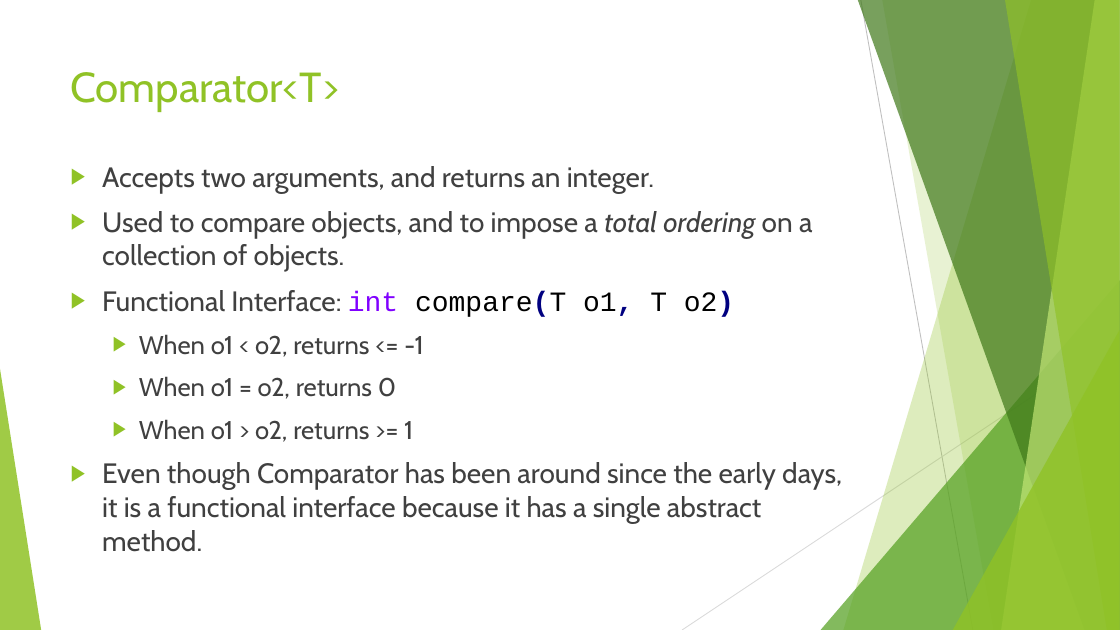
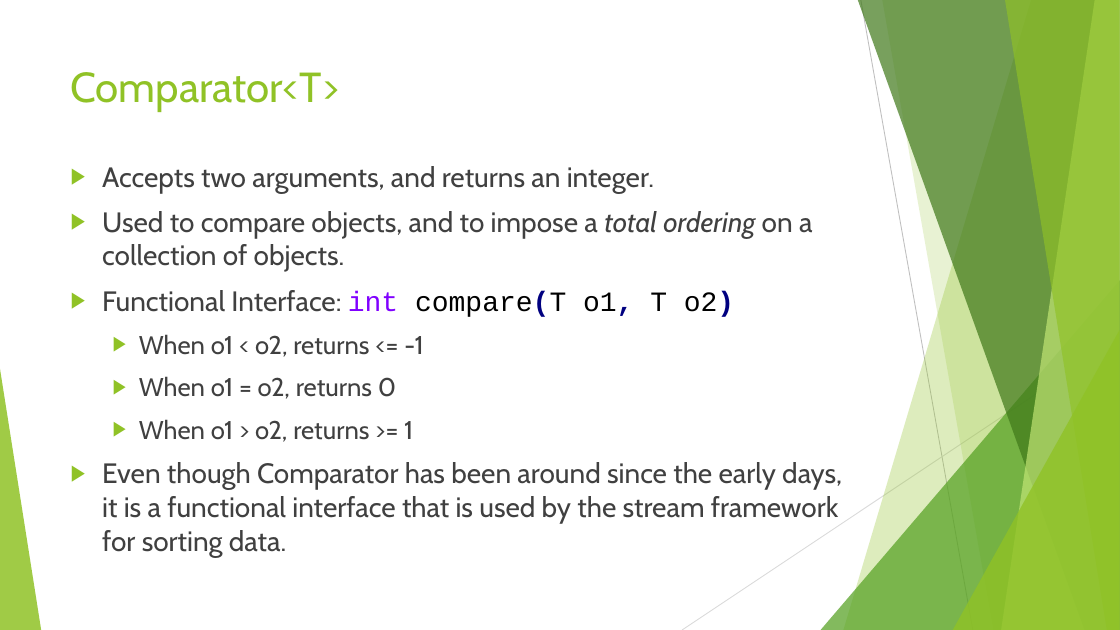
Before and after one commit to RichardRoda/2017-CodePaLOUsa-Lambda, a slide deck: slide 15 of Learning to Love the Lambda in the Stream.pptx. Drawn at 1120x630 pixels with LibreOffice and Linux fonts; fonts in the diff are those of the drawing. Boxes give left, top, right and bottom in pixels: in the first picture for what was removed or moved away, otherwise in the second. Text is boxed around its words. In the diff, an @@ line names an element or a change of style, - is before the commit and + after.

```diff
--- a/Learning to Love the Lambda in the Stream.pptx
+++ b/Learning to Love the Lambda in the Stream.pptx
@@ text at (x1=102, y1=462, x2=842, y2=557): text changed @@
-▶ Even though Comparator has been around since the early days, it is a functional interface because it has a single abstract method.
+▶ Even though Comparator has been around since the early days, it is a functional interface that is used by the stream framework for sorting data.
```
Also in this commit, not shown: 14 other slides changed, 4 slides added, 2 other files.
